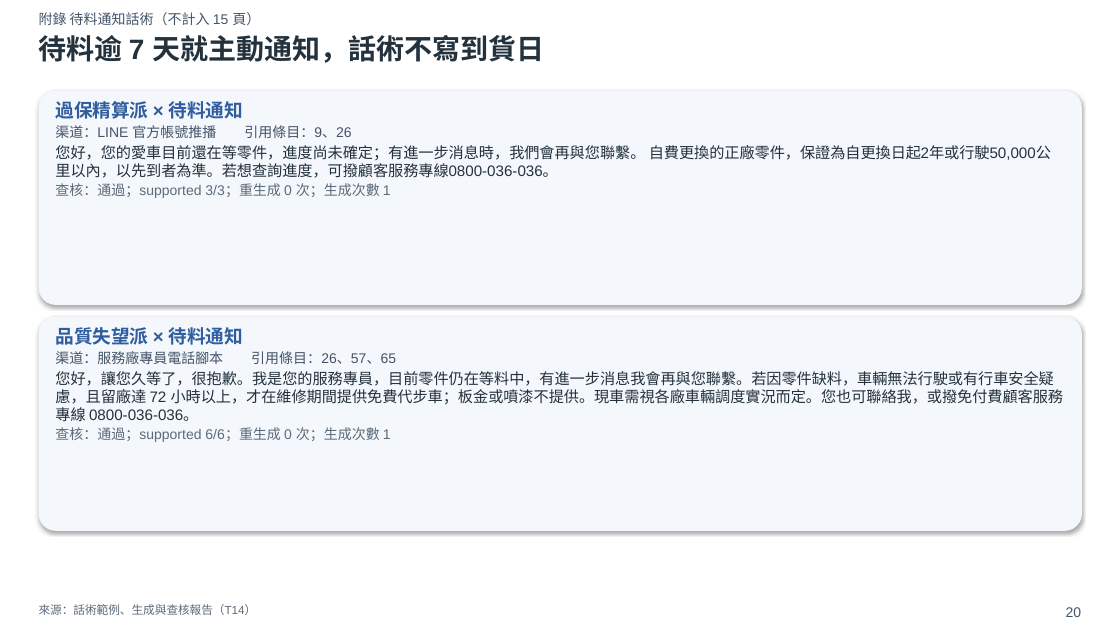
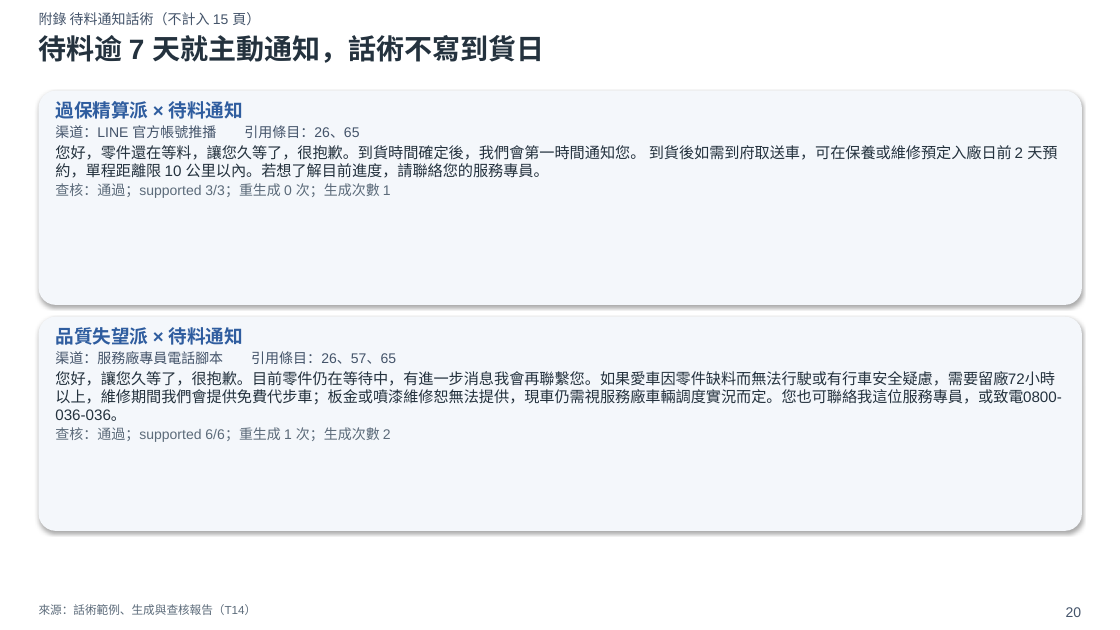
Before and after one commit to xxx789666/hotai-ai-hackathon-lexus, a slide deck: slide 20 of deck/初賽簡報_v0.pptx. Drawn at 1120x630 pixels with LibreOffice and Linux fonts; fonts in the diff are those of the drawing. Boxes give left, top, right and bottom in pixels: in the first picture for what was removed or moved away, otherwise in the second. Text is boxed around its words. In the diff, an @@ line names an element or a change of style, - is before the commit and + after.

```diff
--- a/deck/初賽簡報_v0.pptx
+++ b/deck/初賽簡報_v0.pptx
@@ text at (55,125,1057,178): text changed @@
-渠道：LINE 官方帳號推播 引用條目：9、26
-您好，您的愛車目前還在等零件，進度尚未確定；有進一步消息時，我們會再與您聯繫。 自費更換的正廠零件，保證為自更換日起2年或行駛50,000公里以內，以先到者為準。若想查詢進度，可撥顧客服務專線0800-036-036。
+渠道：LINE 官方帳號推播 引用條目：26、65
+您好，零件還在等料，讓您久等了，很抱歉。到貨時間確定後，我們會第一時間通知您。 到貨後如需到府取送車，可在保養或維修預定入廠日前 2 天預約，單程距離限 10 公里以內。若想了解目前進度，請聯絡您的服務專員。
@@ text at (55,371,1061,442): text changed @@
-您好，讓您久等了，很抱歉。我是您的服務專員，目前零件仍在等料中，有進一步消息我會再與您聯繫。若因零件缺料，車輛無法行駛或有行車安全疑慮，且留廠達 72 小時以上，才在維修期間提供免費代步車；板金或噴漆不提供。現車需視各廠車輛調度實況而定。您也可聯絡我，或撥免付費顧客服務專線 0800-036-036。
-查核：通過；supported 6/6；重生成 0 次；生成次數 1
+您好，讓您久等了，很抱歉。目前零件仍在等待中，有進一步消息我會再聯繫您。如果愛車因零件缺料而無法行駛或有行車安全疑慮，需要留廠72小時以上，維修期間我們會提供免費代步車；板金或噴漆維修恕無法提供，現車仍需視服務廠車輛調度實況而定。您也可聯絡我這位服務專員，或致電0800-036-036。
+查核：通過；supported 6/6；重生成 1 次；生成次數 2
```
Also in this commit, not shown: 5 other files.
